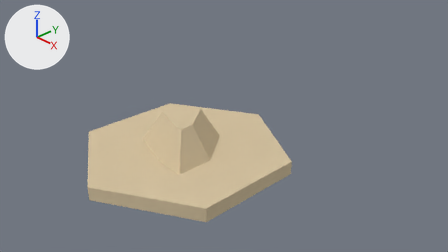
Two versions of the Blender file Assets/Models/mountain1.blend, one commit apart.
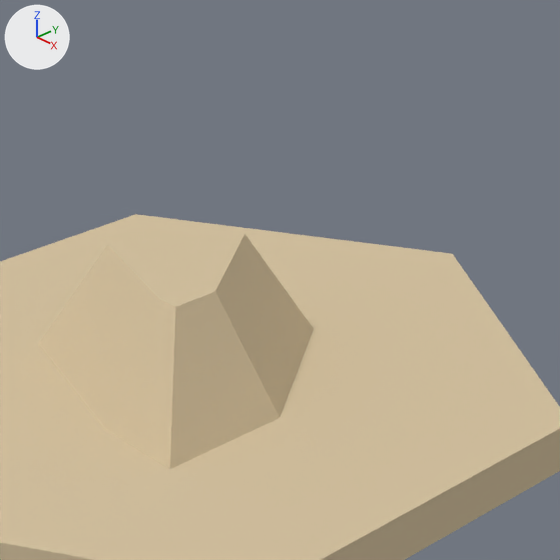
Each version is shown from the file's camera 'Camera', then close up on the part from 29% to 64% of the width and 17% to 79% of the height. The axes (+X, +Y, +Z) are drawn at upper left. The lights are the same throughout.

In view in the first close-up: 'Mesh1 Group1 Model.001', 'Mesh1 Plate_Grass_Dirt Model'.
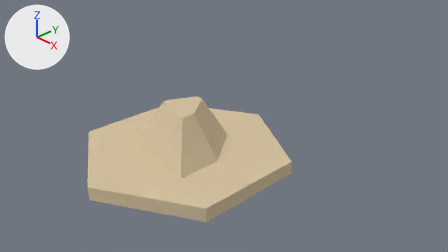
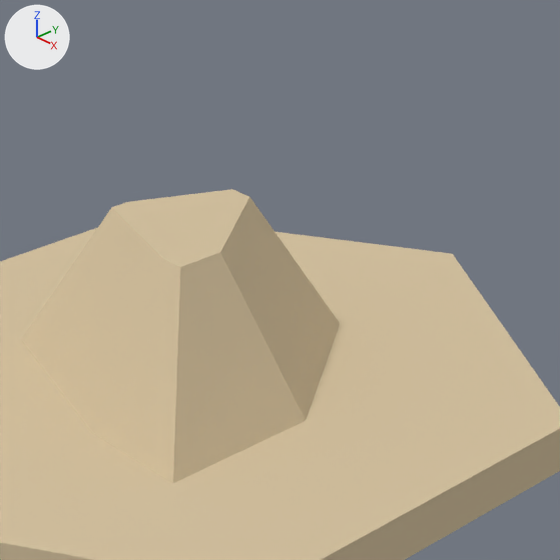
The newer file is also turned or shifted as a whole; pictures and numbers use the older file's frame.

Location of each change, (x1, y1, x2, y2) in pixels of the close-ups (560 x 560 px):
'Mesh1 Group1 Model.001', moved: before (39, 226, 313, 469); after (21, 189, 340, 483)

Diff of the bpy script that builds the scene:
```diff
--- a/Assets/Models/mountain1.blend.py
+++ b/Assets/Models/mountain1.blend.py
@@ ob_mesh1_group1_model_001 @@
 ob_mesh1_group1_model_001 = bpy.data.objects.new('Mesh1 Group1 Model.001', me_mesh1_group1_model_001)
-ob_mesh1_group1_model_001.location = (0.0, -0.694, 0.388)
+ob_mesh1_group1_model_001.location = (0.0, -0.647, 0.621)
 ob_mesh1_group1_model_001.rotation_euler = (1.571, 0.0, 0.0)  # degrees (90, 0, 0)
```
